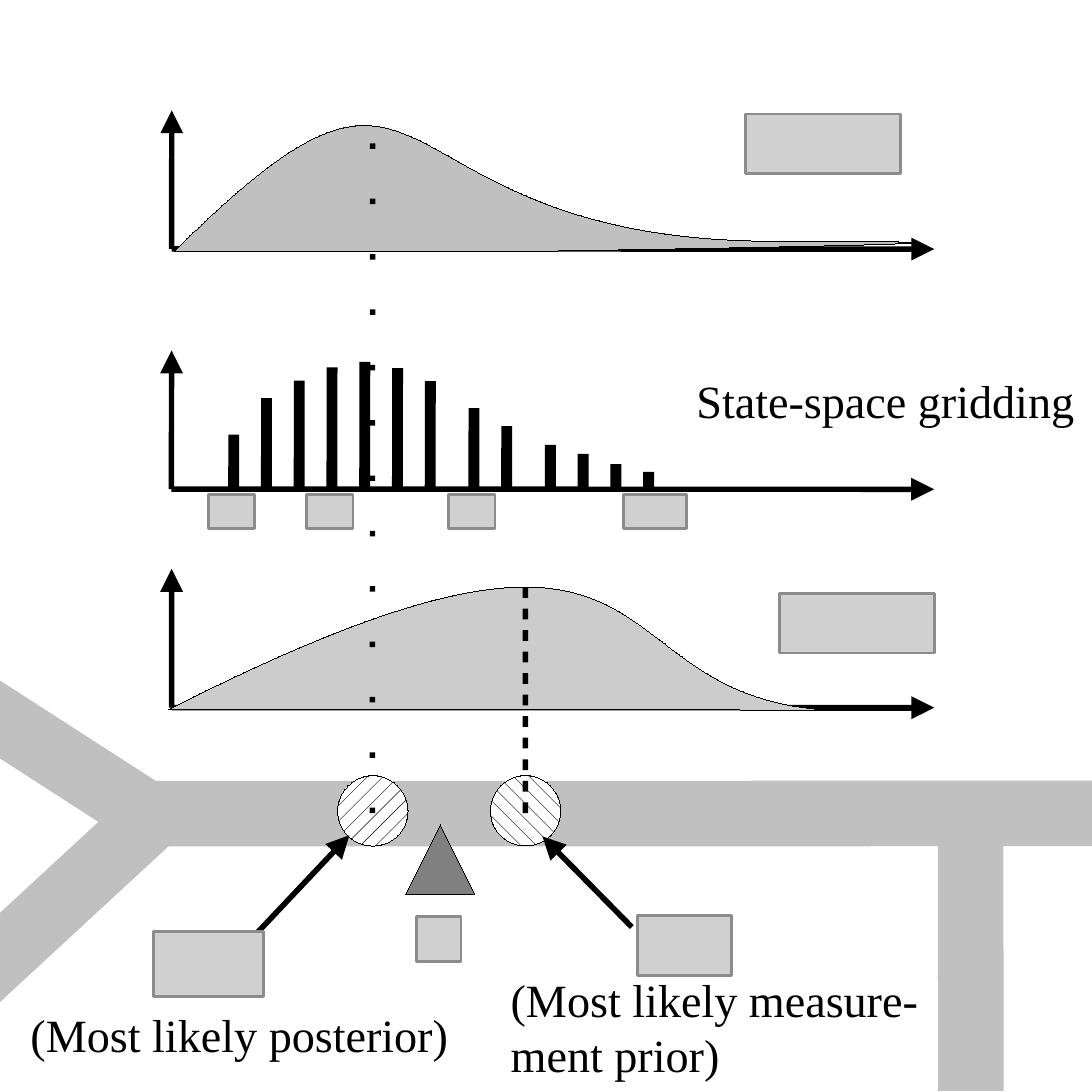
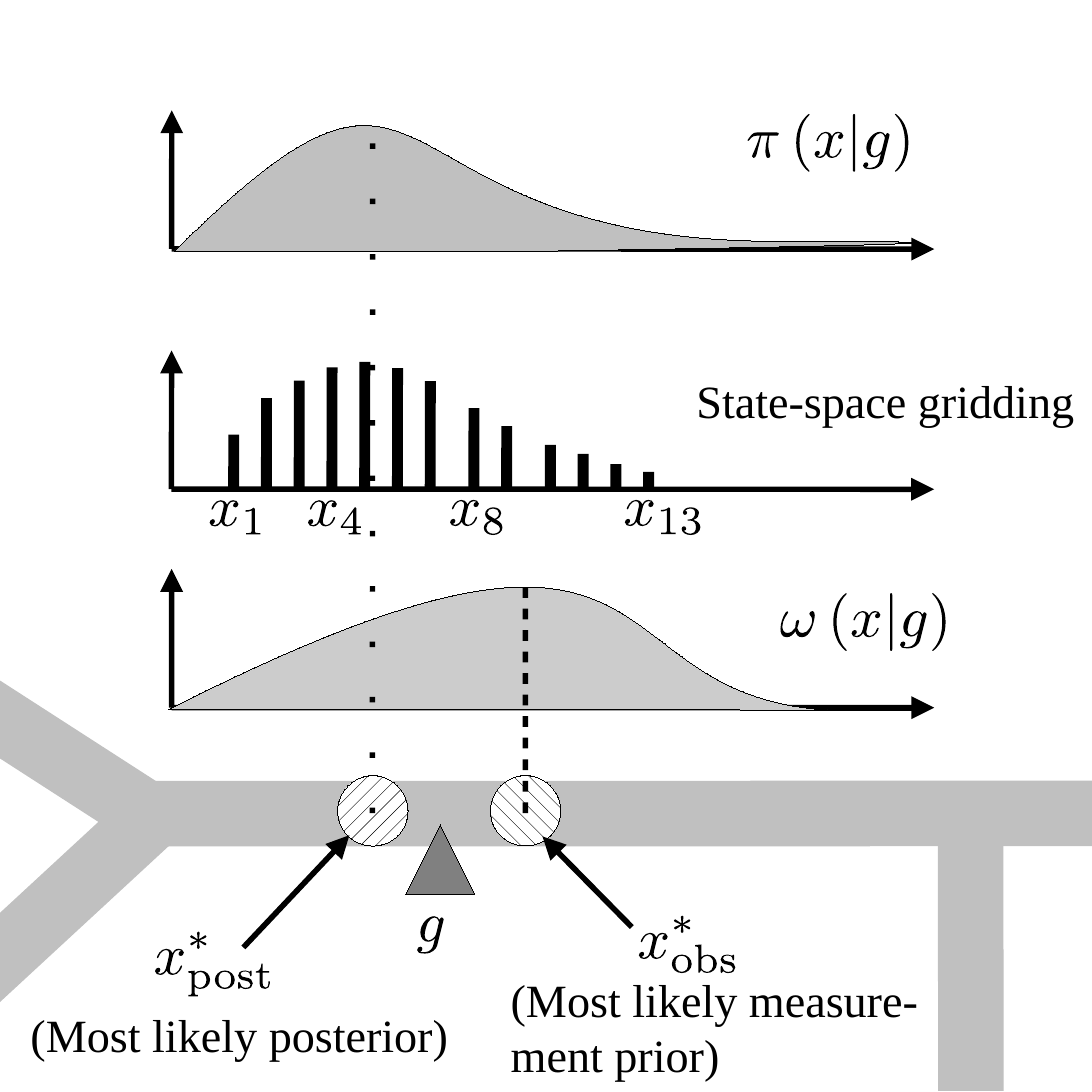
Before and after one commit to tjhunter/phd-thesis-tjhunter, a slide deck: slide 1 of docs-pif/example_distribution.odp. Drawn at 1092x1092 pixels with LibreOffice and Linux fonts; fonts in the diff are those of the drawing; grey boxes stand for pictures. Boxes give left, top, right and bottom in pixels: in the first picture for what was removed or moved away, otherwise in the second. Text is boxed around its words. In the diff, an @@ line names an element or a change of style, - is before the commit and + after.

```diff
--- a/docs-pif/example_distribution.odp
+++ b/docs-pif/example_distribution.odp
@@ picture removed at (746,114,901,175) @@
@@ group added at (748,114,909,172): 6 freeform shapes @@
@@ picture removed at (208,493,255,527) @@
@@ freeform shape added at (211,499,238,524), fill #000000 @@
@@ freeform shape added at (247,507,261,535), fill #000000 @@
@@ picture removed at (308,493,355,527) @@
@@ freeform shape added at (308,499,335,524), fill #000000 @@
@@ freeform shape added at (341,507,360,535), fill #000000 @@
@@ picture removed at (449,493,496,527) @@
@@ freeform shape added at (449,499,477,524), fill #000000 @@
@@ freeform shape added at (482,507,502,535), fill #000000 @@
@@ picture removed at (624,493,687,527) @@
@@ freeform shape added at (624,499,651,524), fill #000000 @@
@@ freeform shape added at (660,507,673,535), fill #000000 @@
@@ freeform shape added at (682,507,701,535), fill #000000 @@
@@ picture removed at (779,593,934,654) @@
@@ group added at (779,593,945,651): 6 freeform shapes @@
@@ picture removed at (416,915,460,959) @@
@@ freeform shape added at (416,915,443,951), fill #000000 @@
@@ picture removed at (637,915,732,976) @@
@@ picture removed at (152,931,263,995) @@
@@ group added at (637,915,734,973): 5 freeform shapes @@
@@ group added at (155,931,269,995): 6 freeform shapes @@
```
Also in this commit, not shown: 17 other files.
